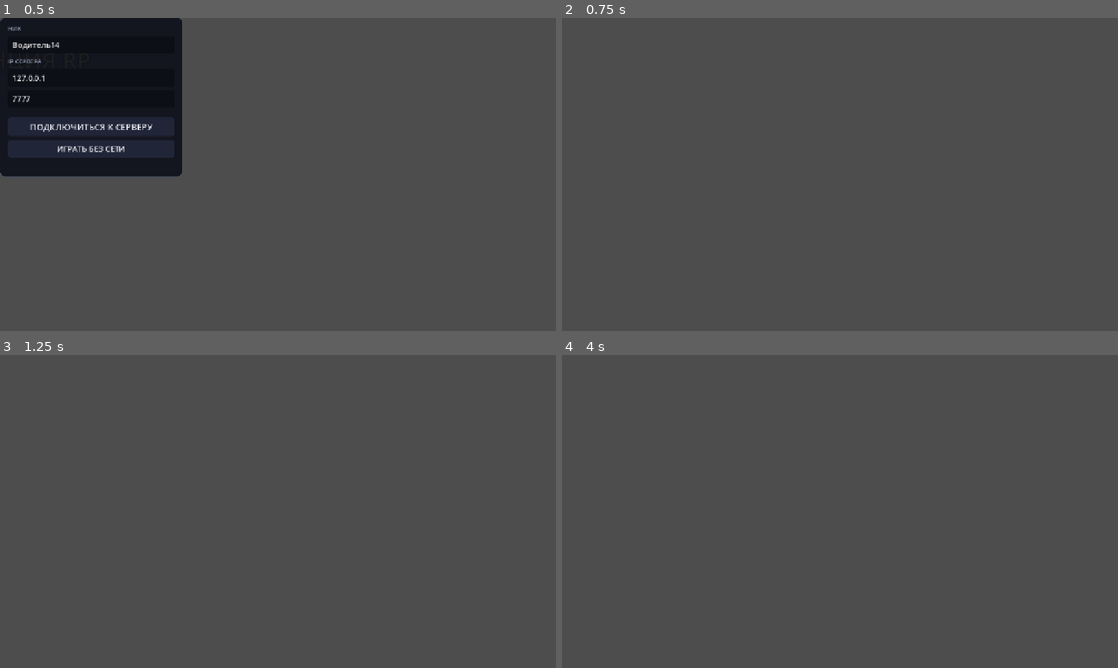
Above: before the commit, frames 1-4 (two rows, left to right).
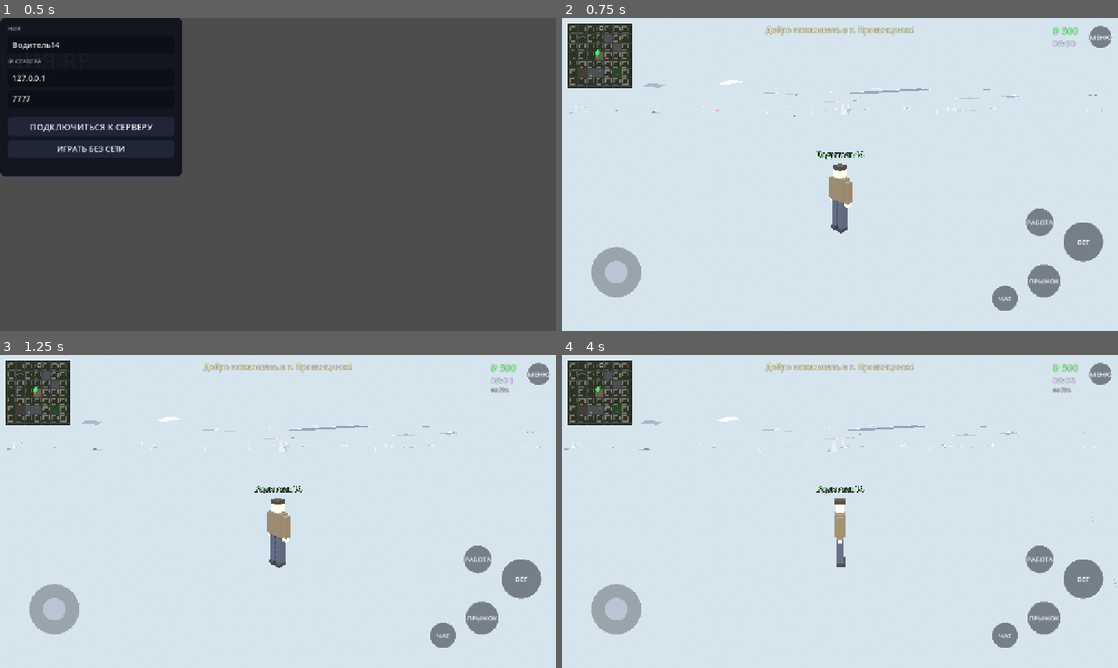
Above: after the commit, the same moments.

Repository: mimistr036-coder/launcher
Game: Godot game, scene res://br/boot.tscn
Two runs of this game, one before a commit and one after it. Both use one fixed random seed, a clock stepped at 60 frames per second and the inputs below.
Inputs (mouse positions are in pixels of both pictures, inside the frame that each line leads up to):
- Up to frame 1 (0.5 s): no input
- Up to frame 2 (0.75 s): click "ИГРАТЬ БЕЗ СЕТИ" at 0.5 s
- Up to frame 3 (1.25 s): no input
- Up to frame 4 (4 s): tap Enter at 1.25 s; move the mouse to (962, 495) at 1.27 s; hold D (move_right) 1.28-2 s; tap T (chat) at 1.35 s; click (962, 495) at 1.42 s; tap Space (jump) at 1.52 s; drag from (728, 527) to (812, 574) at 2.02 s; click (734, 602) at 2.75 s, where only the run after the commit has a clickable "▶"; click (756, 602) at 3.5 s, where only the run after the commit has a clickable "✕"

Frame 1 is identical in both runs. In frame 2, 99% of the frame differs, in the area x 0-100%, y 0-100%; in frame 3, 99%; in frame 4, 99%.
Error before the commit: Parse Error: Cannot infer the type of "a" variable because the value doesn't have a set type. (res://br/city_builder.gd:121)

Commit message:
fix: явные типы вместо := при выводе из нетипизированных переменных цикла (4.0-совместимость)
Co-authored-by: arena-agent <297053741+arena-agent@users.noreply.github.com>

Diff:
--- a/game/br/city_builder.gd
+++ b/game/br/city_builder.gd
@@ -118,7 +118,7 @@
 	var half := size * 0.5
 	var normals := [Vector3.RIGHT, Vector3.LEFT, Vector3.UP, Vector3.DOWN, Vector3.BACK, Vector3.FORWARD]
 	for n in normals:
-		var a := n.max_axis_index()
+		var a: int = n.max_axis_index()
 		var ui := (a + 1) % 3
 		var vi := (a + 2) % 3
 		var u: Vector3 = AXES[ui]
@@ -132,7 +132,7 @@
 			vi = t2
 		var hu := half[ui]
 		var hv := half[vi]
-		var face_c := center + n * half[a]
+		var face_c: Vector3 = center + n * half[a]
 		var pts := [
 			face_c - u * hu - v * hv,
 			face_c + u * hu - v * hv,
@@ -267,7 +267,7 @@
 			var xi := line_coord(i3)
 			var zj := line_coord(j3)
 			for side in [-1.0, 1.0]:
-				var zc := zj + side * (ROAD_W * 0.5 + 2.2)
+				var zc: float = zj + side * (ROAD_W * 0.5 + 2.2)
 				for k in range(-2, 3):
 					_box(white, Vector3(xi + k * 1.4, 0.01, zc), Vector3(0.7, 0.02, 3.0))
 
